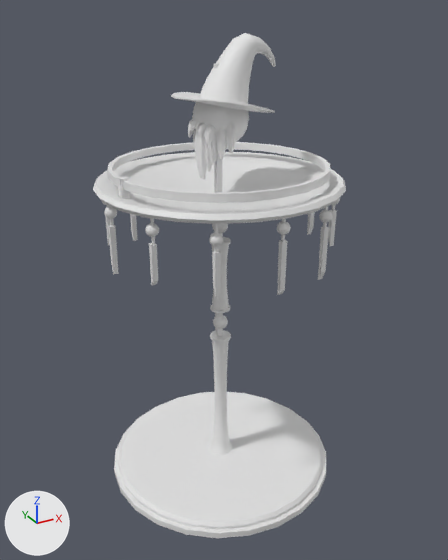
What one commit did to the FBX model Assets/TDTK/Prefabs/Towers/Mesh/tour_magie_lvl_1.fbx.
Rendered twice from a camera (50 mm lens) standing at (-0.791, -1.462, 1.37) and looking at (0.006, -0.013, 0.645). The lights are fixed; the arrows at lower left show +X, +Y and +Z. Where no turn or scale is listed for an object, it has been applied to the vertices.

The first picture shows 'tour_magie_lvl1.001'.
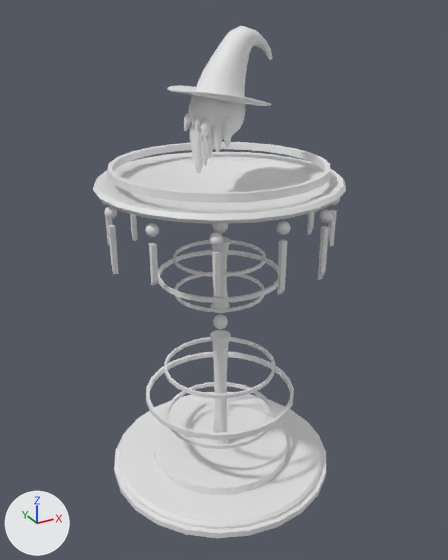
The change, as a diff of the scene's bpy script:
```diff
--- a/Assets/TDTK/Prefabs/Towers/Mesh/tour_magie_lvl_1.fbx.py
+++ b/Assets/TDTK/Prefabs/Towers/Mesh/tour_magie_lvl_1.fbx.py
@@ me_cylinder_001 @@
-me_cylinder_001.from_pydata(...)  # 7871 vertices, 7776 faces; spans x -0.35..0.35, y -0.35..0.35, z 0.0..1.31
+me_cylinder_001.from_pydata(...)  # 3243 vertices, 3324 faces; spans x -0.35..0.35, y -0.35..0.35, z 0.0..0.983
+# me_cylinder_001 part 1: the loose piece of 96 vertices spanning x -0.299..0.299, y -0.296..0.302, z 0.962..0.983 is copied, and the copy is scaled about its middle by 0.447, then moved by (0.0, 0.0, -0.261), in mat_partie_1_tour_magie_lvl_1 (white #e7e7e7); it spans x -0.134..0.134, y -0.13..0.137, z 0.707..0.717
+# me_cylinder_001 part 2: the loose piece of 96 vertices spanning x -0.299..0.299, y -0.296..0.302, z 0.962..0.983 is copied, and the copy is scaled about its middle by 0.578, then moved by (0.0, 0.0, -0.801), in mat_partie_1_tour_magie_lvl_1 (white #e7e7e7); it spans x -0.173..0.173, y -0.169..0.176, z 0.166..0.178
+# me_cylinder_001 part 3: the loose piece of 96 vertices spanning x -0.299..0.299, y -0.296..0.302, z 0.962..0.983 is copied, and the copy is scaled about its middle by 0.781, then moved by (0.0, 0.0, -0.716), in mat_partie_1_tour_magie_lvl_1 (white #e7e7e7); it spans x -0.234..0.234, y -0.23..0.237, z 0.248..0.265
+# me_cylinder_001 part 4: the loose piece of 96 vertices spanning x -0.299..0.299, y -0.296..0.302, z 0.962..0.983 is copied, and the copy is scaled about its middle by 0.605, then moved by (0.0, 0.0, -0.314), in mat_partie_1_tour_magie_lvl_1 (white #e7e7e7); it spans x -0.181..0.181, y -0.178..0.184, z 0.653..0.666
+# me_cylinder_001 part 5: the loose piece of 96 vertices spanning x -0.299..0.299, y -0.296..0.302, z 0.962..0.983 is copied, and the copy is scaled about its middle by 0.578, then moved by (0.0, 0.0, -0.622), in mat_partie_1_tour_magie_lvl_1 (white #e7e7e7); it spans x -0.173..0.173, y -0.169..0.176, z 0.345..0.357
+# me_cylinder_001 part 6: the loose piece of 96 vertices spanning x -0.299..0.299, y -0.296..0.302, z 0.962..0.983 is copied, and the copy is scaled about its middle by 0.447, then moved by (0.0, 0.0, -0.367), in mat_partie_1_tour_magie_lvl_1 (white #e7e7e7); it spans x -0.134..0.134, y -0.13..0.137, z 0.601..0.611
+# me_cylinder_001 part 7: a new loose piece of 56 vertices spanning x -0.221..0.22, y -0.221..0.22, z 0.017..0.063, in mat_partie_1_tour_magie_lvl_1 (white #e7e7e7)
+# me_cylinder_001 part 8: 31 loose pieces with 3104 vertices, spanning x -0.317..0.317, y -0.318..0.314, z 0.84..1.31, are deleted
+# me_cylinder_001 part 9: 609 vertices removed from x -0.307..0.307, y -0.307..0.307, z 0.0..1.239; 37 vertices added at x -0.288..0.288, y -0.288..0.288, z 0.037..0.765
+me_cylinder_001.materials.append(mat_partie_1_tour_magie_lvl_1)  # white #e7e7e7
+me_cylinder_001.materials.append(mat_partie_2_tour_magie_lvl_1)  # white #e7e7e7
@@ ob_mage_lvl_1_joined @@
+ob_mage_lvl_1_joined = bpy.data.objects.new('mage_lvl_1_joined', me_circle_046)  # 1766 vertices, 1588 faces; spans x -0.135..0.163, y -0.138..0.138, z 0.966..1.328; in mat_partie_2_tour_magie_lvl_1 (white #e7e7e7)
+ob_mage_lvl_1_joined.location = (0.0, 0.0, 0.0)
```

Where the change shows, as pixel boxes (x1, y1, x2, y2) in the pictures (448 x 560 px):
'tour_magie_lvl1.001', reshaped (22% shorter): before (93, 33, 346, 538); after (93, 142, 346, 538)
'mage_lvl_1_joined', added: after (167, 25, 272, 174)
part 1 of me_cylinder_001, added: after (173, 240, 266, 277)
part 2 of me_cylinder_001, added: after (167, 382, 274, 449)
part 3 of me_cylinder_001, added: after (146, 352, 294, 440)
part 4 of me_cylinder_001, added: after (158, 250, 278, 303)
part 5 of me_cylinder_001, added: after (164, 337, 276, 399)
part 6 of me_cylinder_001, added: after (174, 272, 265, 312)
part 7 of me_cylinder_001, added: after (153, 402, 288, 495)
part 8 of me_cylinder_001, deleted: before (107, 33, 335, 253)
part 9 of me_cylinder_001, cut back: before (209, 64, 232, 455); after (121, 237, 320, 522)
